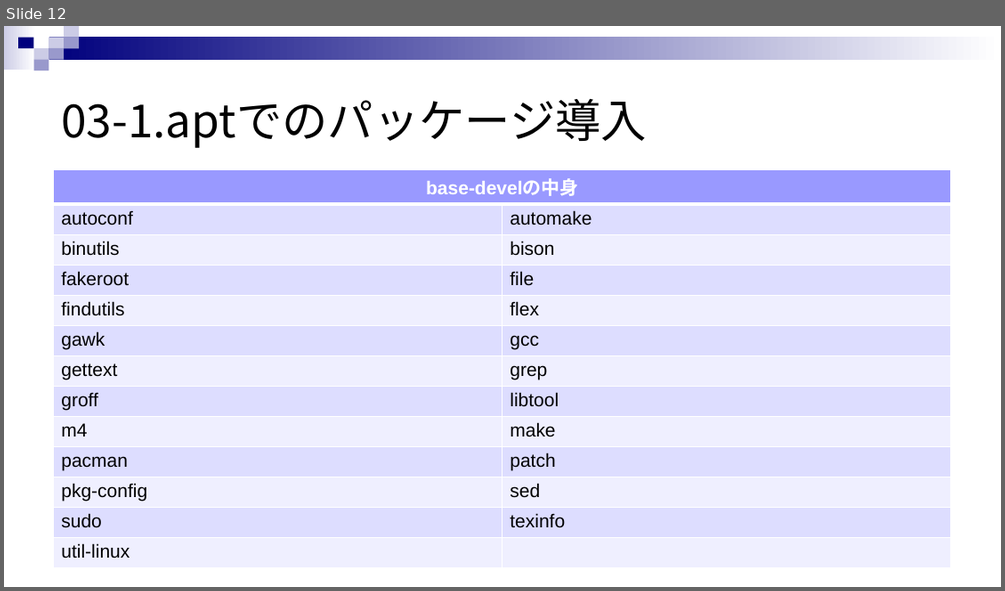
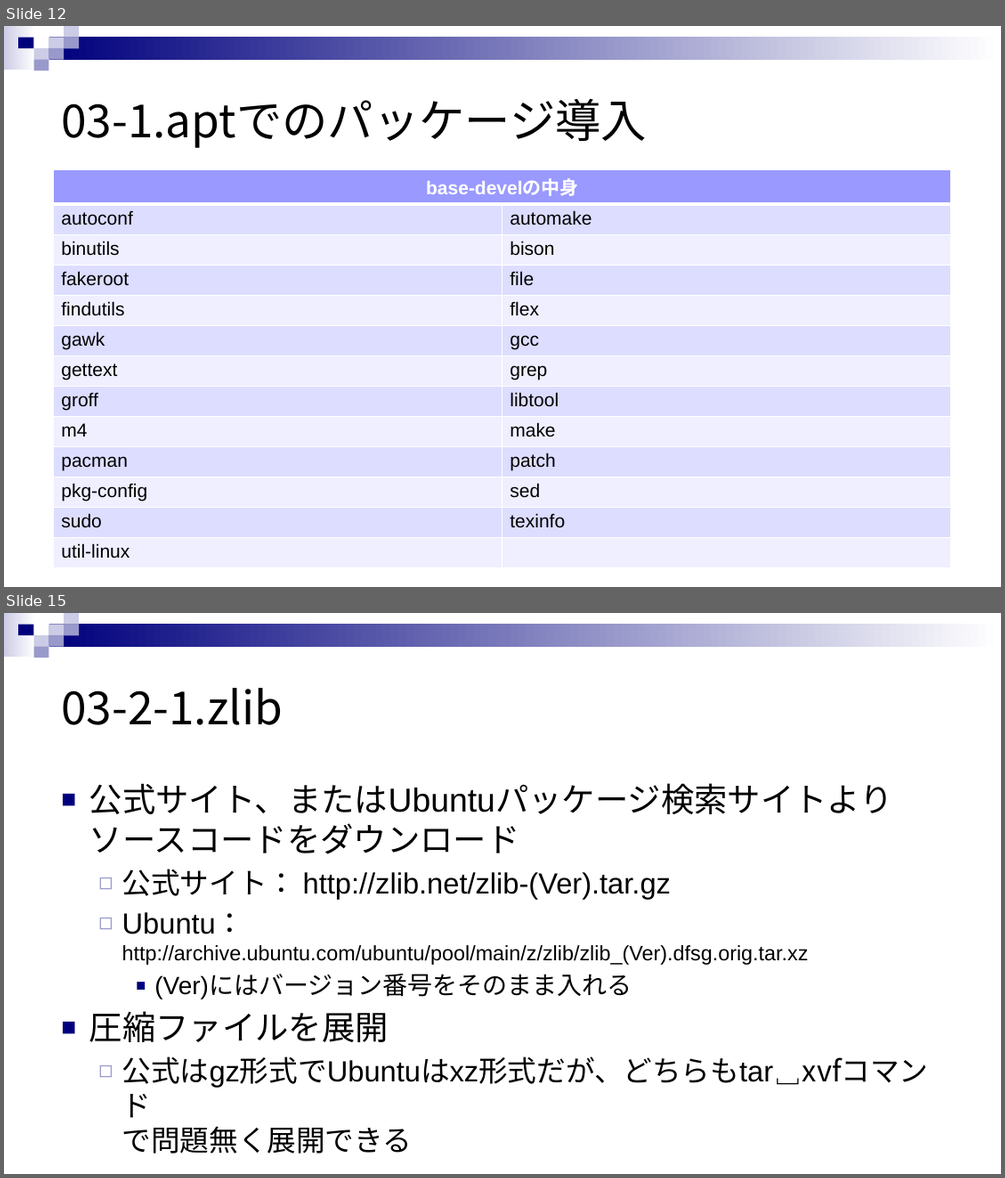
Before and after one commit to rensuke/SIMUonWSL, a slide deck: RE_SIMU_ON_WSL.pptx. Shown one above the other, each under a label of ours: slide 12 before the commit, slides 12 and 15 after it; the slides between them are not shown. The pictures are 1005x591 and 1005x1178 pixels, drawn with LibreOffice and Linux fonts; fonts in the diff are those of the drawing. Boxes give left, top, right and bottom in pixels: in the first picture for what was removed or moved away, otherwise in the second. Text is boxed around its words. In the diff, an @@ line names an element or a change of style, - is before the commit and + after.

Commit message:
スライド追記（bzip2途中まで）、zlibのワード側表記修正

```diff
--- a/RE_SIMU_ON_WSL.pptx
+++ b/RE_SIMU_ON_WSL.pptx
@@ slide 15 added at (4, 613, 1001, 1174), background #FFFFFF; not listed: 9 template elements that a slide beside it also shows @@
@@ title added at (61, 688, 283, 725), 44 pt, text #000000 @@
+03-2-1.zlib
@@ text added at (89, 783, 929, 1153), 28 pt, text #000000 @@
+■ 公式サイト、またはUbuntuパッケージ検索サイトよりソースコードをダウンロード
+  ◻ 公式サイト： http://zlib.net/zlib-(Ver).tar.gz
+  ◻ Ubuntu： http://archive.ubuntu.com/ubuntu/pool/main/z/zlib/zlib_(Ver).dfsg.orig.tar.xz
+    ■ (Ver)にはバージョン番号をそのまま入れる
+■ 圧縮ファイルを展開
+  ◻ 公式はgz形式でUbuntuはxz形式だが、どちらもtar␣xvfコマンド
+    で問題無く展開できる
```
Also in this commit, not shown: 3 slides changed, 3 other slides added, 1 slide removed, 1 other file.
